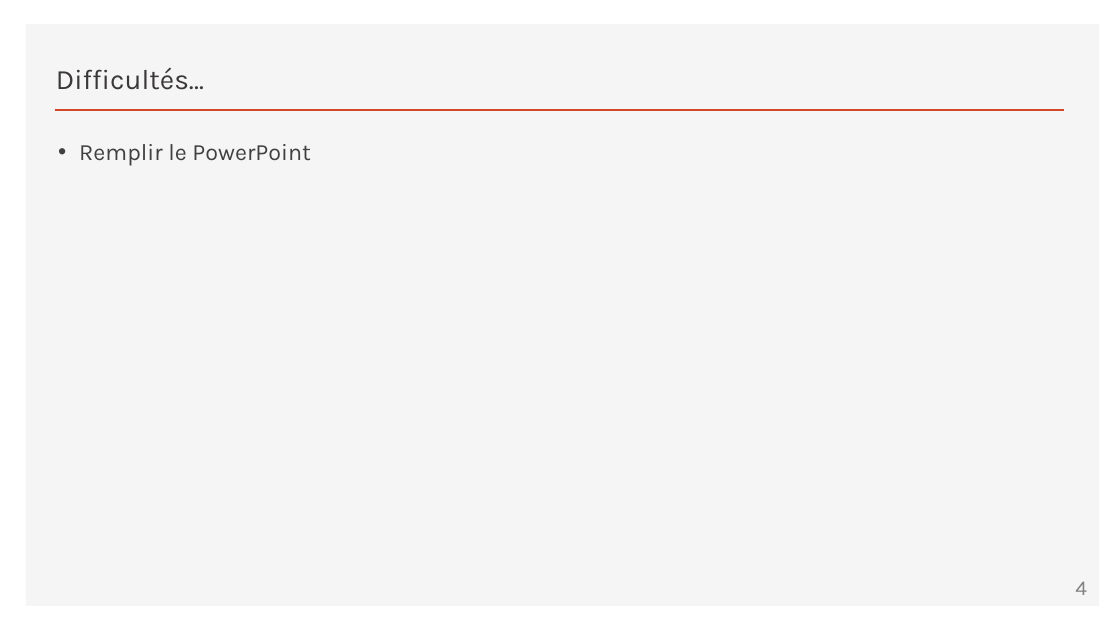
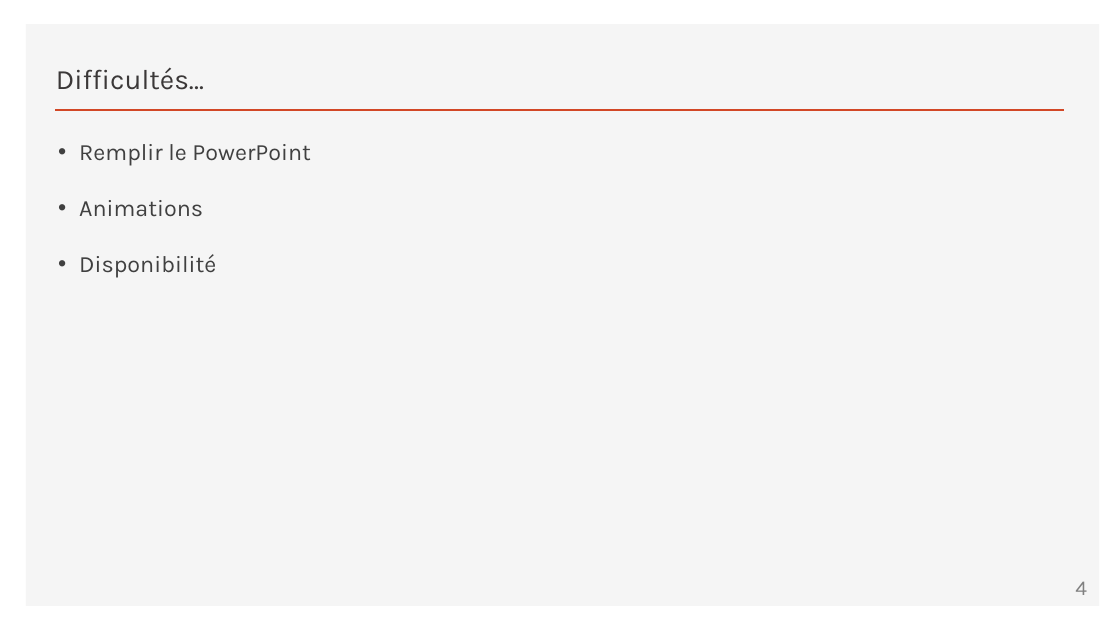
Before and after one commit to IAmFrench/slot-machine-in-javascript-2017, a slide deck: slide 4 of presentation/Slot Machine.pptx. Drawn at 1120x630 pixels with LibreOffice and Linux fonts; fonts in the diff are those of the drawing. Boxes give left, top, right and bottom in pixels: in the first picture for what was removed or moved away, otherwise in the second. Text is boxed around its words. In the diff, an @@ line names an element or a change of style, - is before the commit and + after.

```diff
--- a/presentation/Slot Machine.pptx
+++ b/presentation/Slot Machine.pptx
@@ text at (79,200,216,278): paragraphs added @@
+• Animations
+• Disponibilité
```
Also in this commit, not shown: 4 other slides changed.
